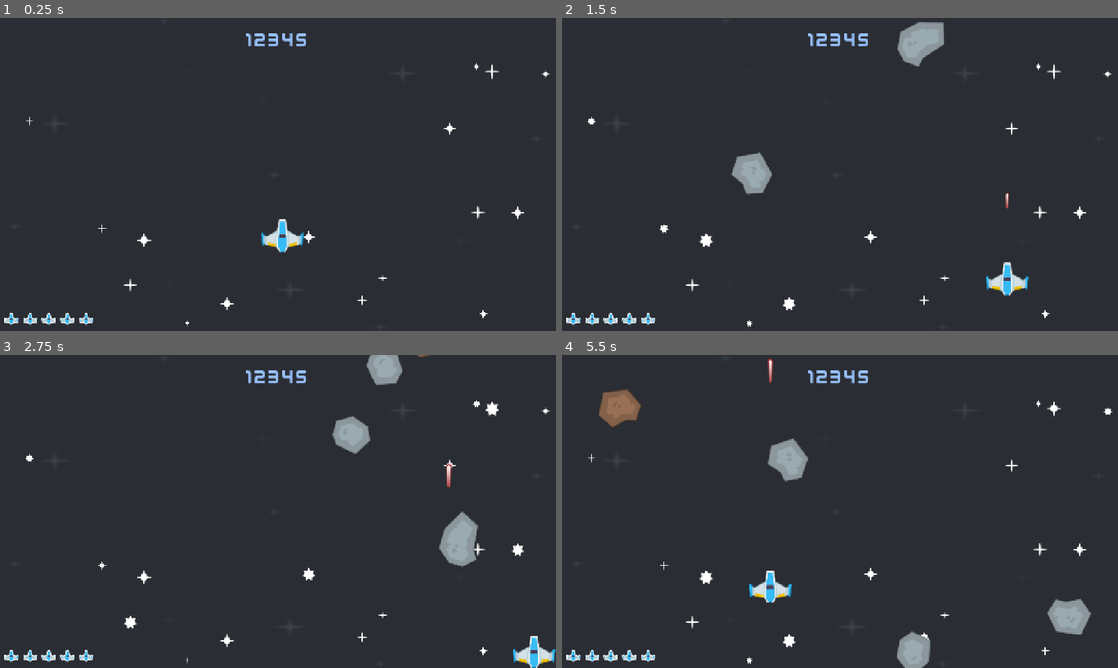
Above: before the commit, frames 1-4 (two rows, left to right).
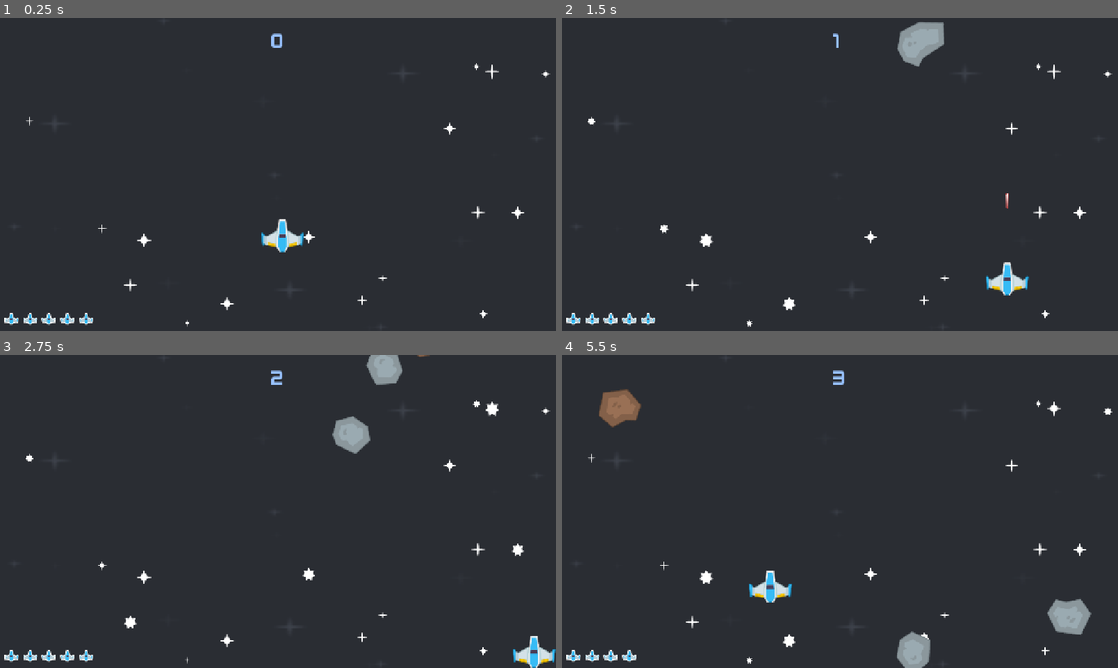
Above: after the commit, the same moments.

Repository: FrancescoRom/GodotSpacegame
Game: Godot game, scene res://scenes/level.tscn
Two runs of this game, one before a commit and one after it. Both use one fixed random seed, a clock stepped at 60 frames per second and the inputs below.
Inputs:
- Up to frame 1 (0.25 s): no input
- Up to frame 2 (1.5 s): hold D (right) 0.53-1.28 s; hold Space (shoot) 0.53-1.28 s; hold S (down) from 1.28 s (still down); tap Space (shoot) at 1.35 s
- Up to frame 3 (2.75 s): release S (down) at 2.03 s; hold D (right) from 2.03 s (still down); hold Space (shoot) from 2.03 s (still down)
- Up to frame 4 (5.5 s): release D (right) at 2.78 s; release Space (shoot) at 2.78 s; hold W (up) 2.78-3.53 s; tap Space (shoot) at 2.85, 4.35 s; hold Space (shoot) 3.53-4.28 s; hold A (left) 3.53-5.03 s; hold S (down) from 5.03 s (still down); hold Space (shoot) from 5.03 s (still down)

The runs differ from the first frame. In frame 1, 0.3% of the frame differs, in the area x 44-55%, y 4-10%; in frame 2, 0.9%; in frame 3, 1.2%, in the area x 44-86%, y 4-68%; in frame 4, 1.1%.

Commit message:
you can now destroy the meteors and gain score from it, game over screen works and returns to level screen with space

Diff:
--- /dev/null
+++ b/global/global.gd
@@ -0,0 +1,3 @@
+extends Node
+
+var score := 0
--- a/project.godot
+++ b/project.godot
@@ -15,12 +15,20 @@
 config/features=PackedStringArray("4.7", "Forward Plus")
 config/icon="res://icon.svg"
 
+[autoload]
+
+Global="*uid://c7nd2l4f5um81"
+
 [display]
 
 window/size/viewport_width=1280
 window/size/viewport_height=720
 window/stretch/mode="canvas_items"
 window/stretch/aspect="expand"
+
+[global_group]
+
+ui=""
 
 [input]
 
--- a/scenes/game_over.tscn
+++ b/scenes/game_over.tscn
@@ -1,6 +1,8 @@
 [gd_scene format=3 uid="uid://g7slo4nc5cpm"]
 
+[ext_resource type="Script" uid="uid://c2qkyewn87rqn" path="res://scripts/game_over.gd" id="1_tbwuq"]
 [ext_resource type="Texture2D" uid="uid://cqlw36dpaspjp" path="res://SpaceShooterRedux/Backgrounds/blue.png" id="1_xeevv"]
+[ext_resource type="PackedScene" uid="uid://cl64e04hn8qsn" path="res://scenes/level.tscn" id="2_racf3"]
 [ext_resource type="FontFile" uid="uid://bders7gs1e3fj" path="res://SpaceShooterRedux/Bonus/kenvector_future.ttf" id="2_wqhvx"]
 
 [node name="GameOver" type="Control" unique_id=183284109]
@@ -10,6 +12,8 @@
 anchor_bottom = 1.0
 grow_horizontal = 2
 grow_vertical = 2
+script = ExtResource("1_tbwuq")
+level_scene = ExtResource("2_racf3")
 
 [node name="Blue" type="Sprite2D" parent="." unique_id=119493501]
 position = Vector2(642, 356.5)
@@ -41,7 +45,7 @@
 layout_mode = 2
 theme_override_fonts/font = ExtResource("2_wqhvx")
 theme_override_font_sizes/font_size = 30
-text = "Score: 0"
+text = "Score: "
 horizontal_alignment = 1
 
 [node name="MarginContainer" type="MarginContainer" parent="." unique_id=753382536]
--- a/scenes/meteor.tscn
+++ b/scenes/meteor.tscn
@@ -15,4 +15,5 @@
 position = Vector2(-3, -8)
 shape = SubResource("CircleShape2D_6nexg")
 
+[connection signal="area_entered" from="." to="." method="_on_area_entered"]
 [connection signal="body_entered" from="." to="." method="_on_body_entered"]
--- a/scenes/ui.tscn
+++ b/scenes/ui.tscn
@@ -1,17 +1,18 @@
 [gd_scene format=3 uid="uid://oct7emxedxig"]
 
 [ext_resource type="FontFile" uid="uid://bbl877t5psqle" path="res://SpaceShooterRedux/Bonus/kenvector_future_thin.ttf" id="1_x4jx1"]
-[ext_resource type="Texture2D" uid="uid://dk1x230lvxjab" path="res://SpaceShooterRedux/PNG/UI/playerLife1_blue.png" id="2_yev5y"]
+[ext_resource type="Script" uid="uid://pu3skfhrc137" path="res://scripts/ui.gd" id="1_yev5y"]
 
-[node name="UI" type="CanvasLayer" unique_id=530307997]
+[node name="UI" type="CanvasLayer" unique_id=530307997 groups=["ui"]]
+script = ExtResource("1_yev5y")
 
 [node name="MarginContainer" type="MarginContainer" parent="." unique_id=1151997247]
 anchors_preset = 5
 anchor_left = 0.5
 anchor_right = 0.5
-offset_left = -65.5
-offset_right = 65.5
-offset_bottom = 45.0
+offset_left = -15.5
+offset_right = 115.5
+offset_bottom = 77.0
 grow_horizontal = 2
 theme_override_constants/margin_top = 25
 
@@ -20,8 +21,8 @@
 size_flags_horizontal = 0
 theme_override_colors/font_color = Color(0.5974725, 0.7621356, 1, 1)
 theme_override_fonts/font = ExtResource("1_x4jx1")
-theme_override_font_sizes/font_size = 45
-text = "12345"
+theme_override_font_sizes/font_size = 50
+text = "0"
 horizontal_alignment = 1
 
 [node name="MarginContainer2" type="MarginContainer" parent="." unique_id=1596380383]
@@ -36,28 +37,3 @@
 [node name="HBoxContainer" type="HBoxContainer" parent="MarginContainer2" unique_id=1560816047]
 layout_mode = 2
 theme_override_constants/separation = 10
-
-[node name="TextureRect" type="TextureRect" parent="MarginContainer2/HBoxContainer" unique_id=3263389]
-layout_mode = 2
-texture = ExtResource("2_yev5y")
-stretch_mode = 2
-
-[node name="TextureRect2" type="TextureRect" parent="MarginContainer2/HBoxContainer" unique_id=679426785]
-layout_mode = 2
-texture = ExtResource("2_yev5y")
-stretch_mode = 2
-
-[node name="TextureRect3" type="TextureRect" parent="MarginContainer2/HBoxContainer" unique_id=1522064644]
-layout_mode = 2
-texture = ExtResource("2_yev5y")
-stretch_mode = 2
-
-[node name="TextureRect4" type="TextureRect" parent="MarginContainer2/HBoxContainer" unique_id=439970679]
-layout_mode = 2
-texture = ExtResource("2_yev5y")
-stretch_mode = 2
-
-[node name="TextureRect5" type="TextureRect" parent="MarginContainer2/HBoxContainer" unique_id=1142985542]
-layout_mode = 2
-texture = ExtResource("2_yev5y")
-stretch_mode = 2
--- /dev/null
+++ b/scripts/game_over.gd
@@ -0,0 +1,10 @@
+extends Control
+
+@export var level_scene: PackedScene
+
+func _ready() -> void:
+	$CenterContainer/VBoxContainer/Label2.text = $CenterContainer/VBoxContainer/Label2.text + str(Global.score)
+
+func _input(event):
+	if event.is_action_pressed("shoot"):
+		get_tree().change_scene_to_packed(level_scene)
--- a/scripts/level.gd
+++ b/scripts/level.gd
@@ -5,7 +5,12 @@
 var meteor_scene: PackedScene = load ("res://scenes/meteor.tscn")
 var laser_scene: PackedScene = load ("res://scenes/laser.tscn")
 
+var health: int = 5
+
 func _ready() -> void:
+	# set up health ui
+	get_tree().call_group('ui', '_set_health', health)
+
 	# stars
 	var size = get_viewport().get_visible_rect().size
 	var rng := RandomNumberGenerator.new()
@@ -27,7 +32,13 @@
 	var meteor = meteor_scene.instantiate()
 	$Meteors.add_child(meteor)
 
+	meteor.connect('collision', _on_meteor_collision)
 
+func _on_meteor_collision():
+	health -= 1
+	get_tree().call_group('ui', '_set_health', health)
+	if health <= 0:
+		get_tree().change_scene_to_file("res://scenes/game_over.tscn")
 
 func _on_player_laser(pos) -> void:
 	var laser = laser_scene.instantiate()
--- a/scripts/meteor.gd
+++ b/scripts/meteor.gd
@@ -3,6 +3,8 @@
 var speed: int
 var rotation_speed: int
 var direction_x: float
+
+signal collision
 
 func _ready() -> void:
 	var rng := RandomNumberGenerator.new()
@@ -34,5 +36,10 @@
 
 
 func _on_body_entered(body: Node2D) -> void:
-	if body.name == "Player":
-		print("Player hit")
+	collision.emit()
+
+
+func _on_area_entered(area: Area2D) -> void:
+	area.queue_free()
+	queue_free()
+	Global.score += 1
--- /dev/null
+++ b/scripts/ui.gd
@@ -0,0 +1,20 @@
+extends CanvasLayer
+
+static var image = load("res://SpaceShooterRedux/PNG/UI/playerLife1_blue.png")
+var time_elapsed := 0
+
+func _set_health(amount):
+	# remove all children
+	for child in $MarginContainer2/HBoxContainer.get_children():
+		child.queue_free()
+
+	# create new children based on hp
+	for i in amount:
+		var text_rect = TextureRect.new()
+		text_rect.texture = image
+		$MarginContainer2/HBoxContainer.add_child(text_rect)
+		text_rect.stretch_mode = TextureRect.STRETCH_KEEP
+
+
+func _process(_delta: float) -> void:
+		$MarginContainer/Label.text = str(Global.score)
Not shown, added: global/global.gd.uid
Not shown, added: scripts/game_over.gd.uid
Not shown, added: scripts/ui.gd.uid
